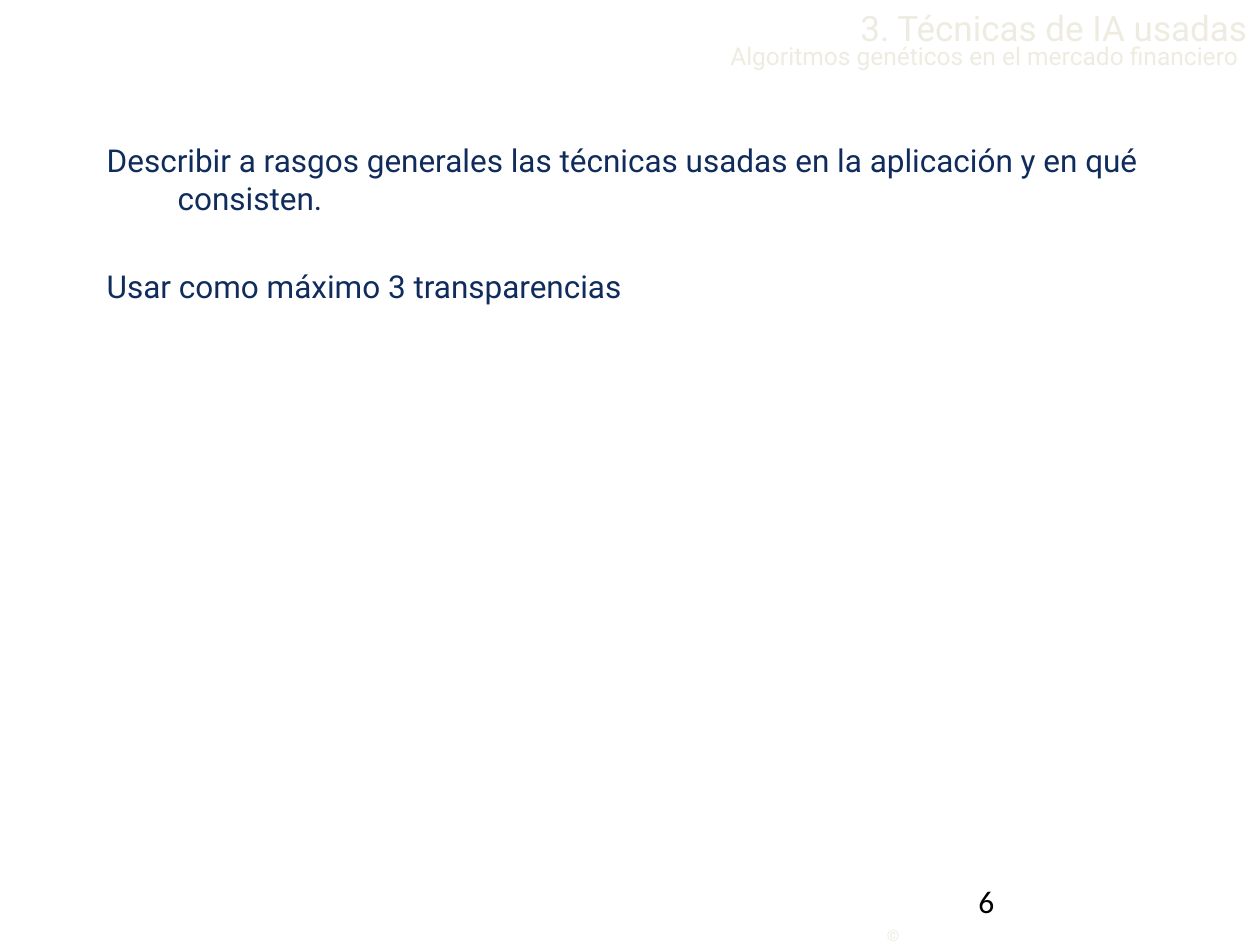
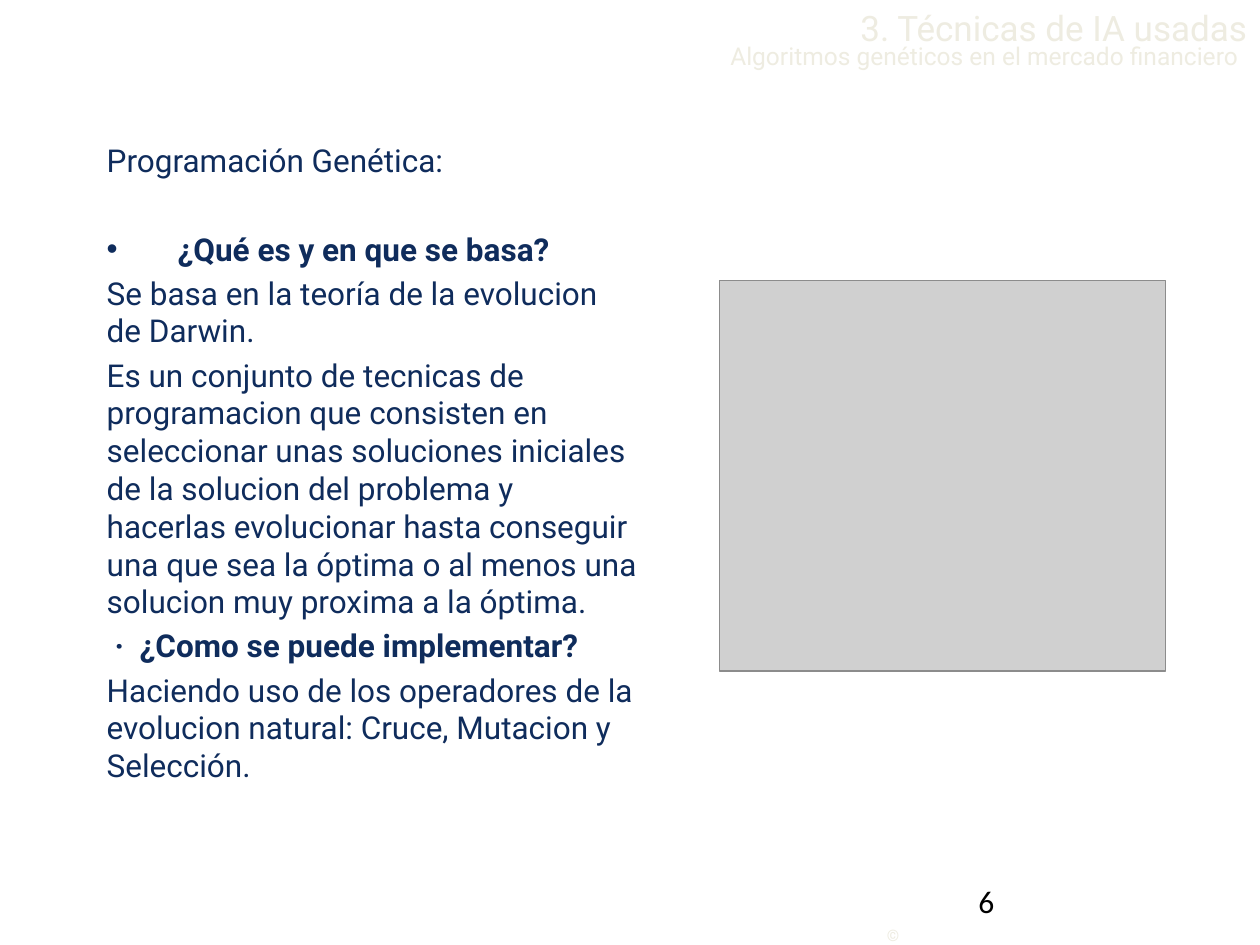
Before and after one commit to Lothar94/Inteligencia-Artificial, a slide deck: slide 6 of Practica1/PresentacionlA.pptx. Drawn at 1260x945 pixels with LibreOffice and Linux fonts; fonts in the diff are those of the drawing; grey boxes stand for pictures; background and template pictures are left out. Boxes give left, top, right and bottom in pixels: in the first picture for what was removed or moved away, otherwise in the second. Text is boxed around its words. In the diff, an @@ line names an element or a change of style, - is before the commit and + after.

```diff
--- a/Practica1/PresentacionlA.pptx
+++ b/Practica1/PresentacionlA.pptx
@@ subtitle "Algoritmos genéticos en el mercado ...": place and size @@
-subtitle "Algoritmos genéticos en el mercado ..." at box(795, 155, 829, 173)
+subtitle "Algoritmos genéticos en el mercado ..." at box(322, 244, 357, 262)
@@ text "Programación Genética:" at box(107, 148, 637, 778): columns 1 to 2 @@
@@ text at box(107, 148, 637, 778): text changed @@
-Describir a rasgos generales las técnicas usadas en la aplicación y en qué consisten.
-Usar como máximo 3 transparencias
+Programación Genética:
+• ¿Qué es y en que se basa?
+Se basa en la teoría de la evolucion de Darwin.
+Es un conjunto de tecnicas de programacion que consisten en seleccionar unas soluciones iniciales de la solucion del problema y hacerlas evolucionar hasta conseguir una que sea la óptima o al menos una solucion muy proxima a la óptima.
+· ¿Como se puede implementar?
+Haciendo uso de los operadores de la evolucion natural: Cruce, Mutacion y Selección.
@@ picture added at box(719, 281, 1166, 672) @@
```
Also in this commit, not shown: 5 other slides changed, 4 slides added.
